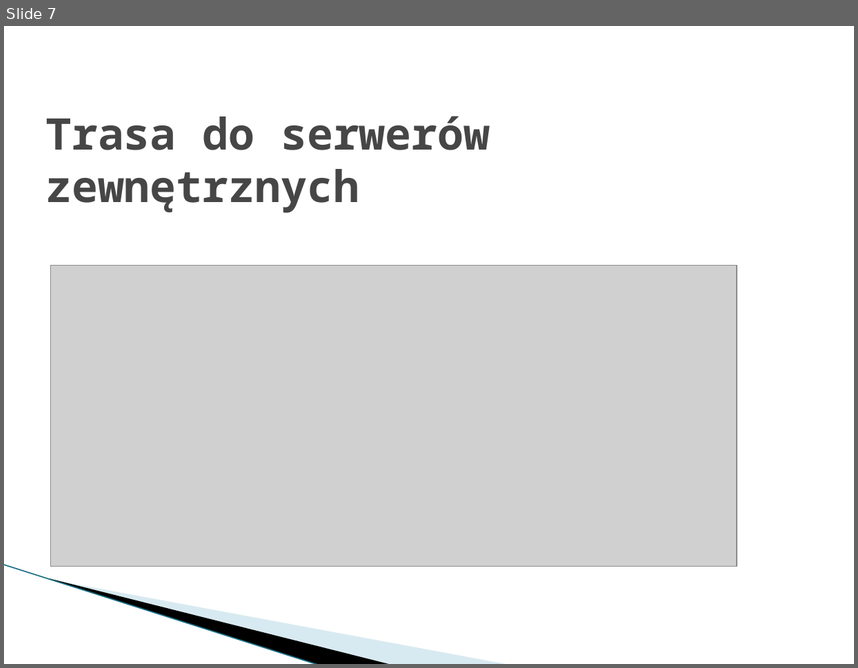
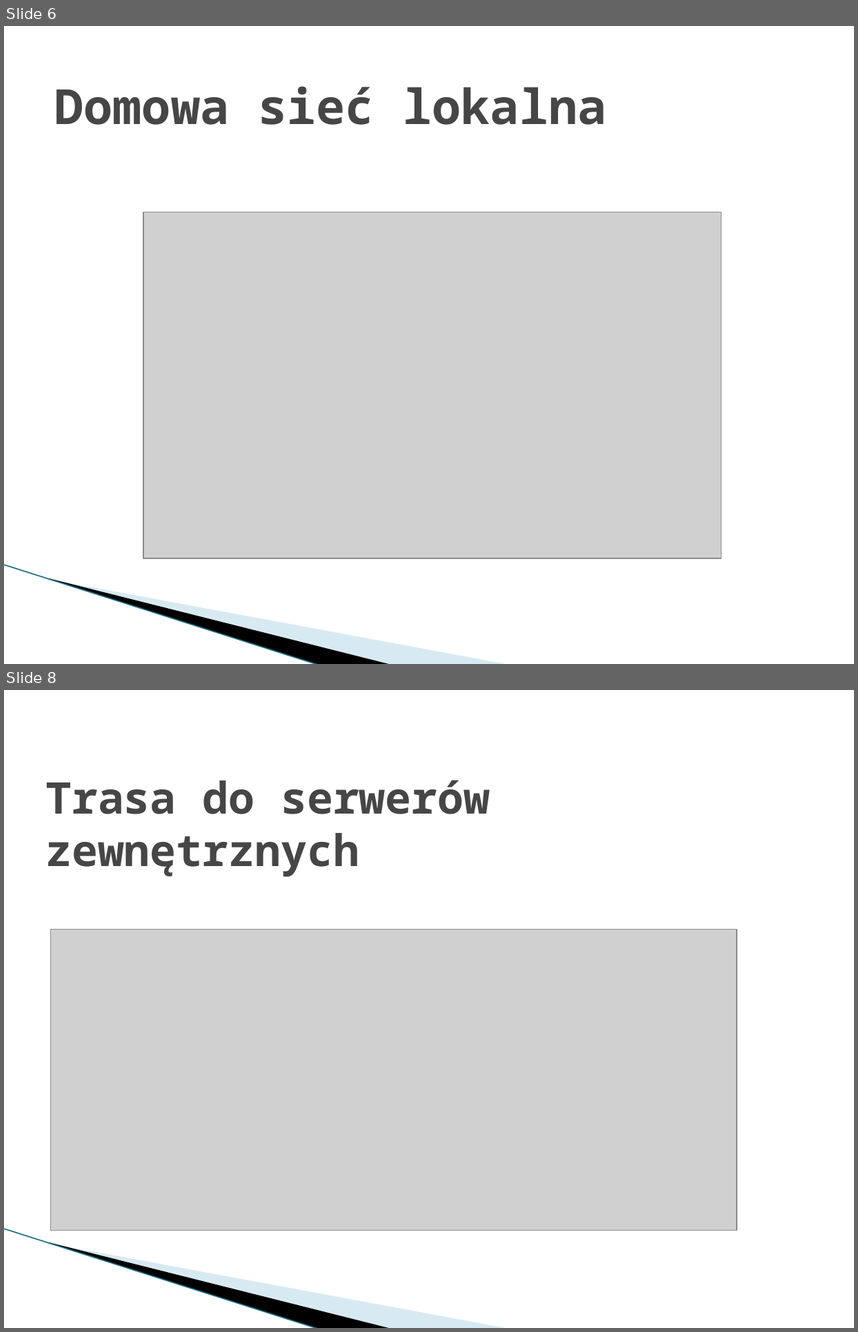
Before and after one commit to trteodor/YT_Ethernet_Tutorial, a slide deck: Ethernet_Pr.pptx. Shown one above the other, each under a label of ours: slide 7 before the commit, slides 6 and 8 after it; the slides between them are not shown. The pictures are 858x668 and 858x1332 pixels, drawn with LibreOffice and Linux fonts; fonts in the diff are those of the drawing; grey boxes stand for pictures; background and template pictures are left out. Boxes give left, top, right and bottom in pixels: in the first picture for what was removed or moved away, otherwise in the second. Text is boxed around its words. In the diff, an @@ line names an element or a change of style, - is before the commit and + after.

```diff
--- a/Ethernet_Pr.pptx
+++ b/Ethernet_Pr.pptx
@@ slide 6 added at bbox=[4, 26, 854, 664], background #FFFFFF; not listed: 3 template elements that a slide beside it also shows @@
@@ title added at bbox=[55, 86, 607, 125], 41 pt, text #464646, bold @@
+Domowa sieć lokalna
@@ picture added at bbox=[143, 212, 722, 558] @@
@@ what was slide 7 is now slide 8 @@
```
Also in this commit, not shown: 1 slide changed, 29 other files.
